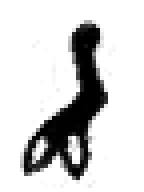
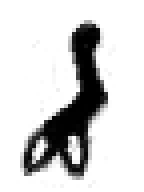
Layered file, before and after one edit (144x192). Changes by layer:
painted on "Layer #1" over [20, 100, 108, 188]
